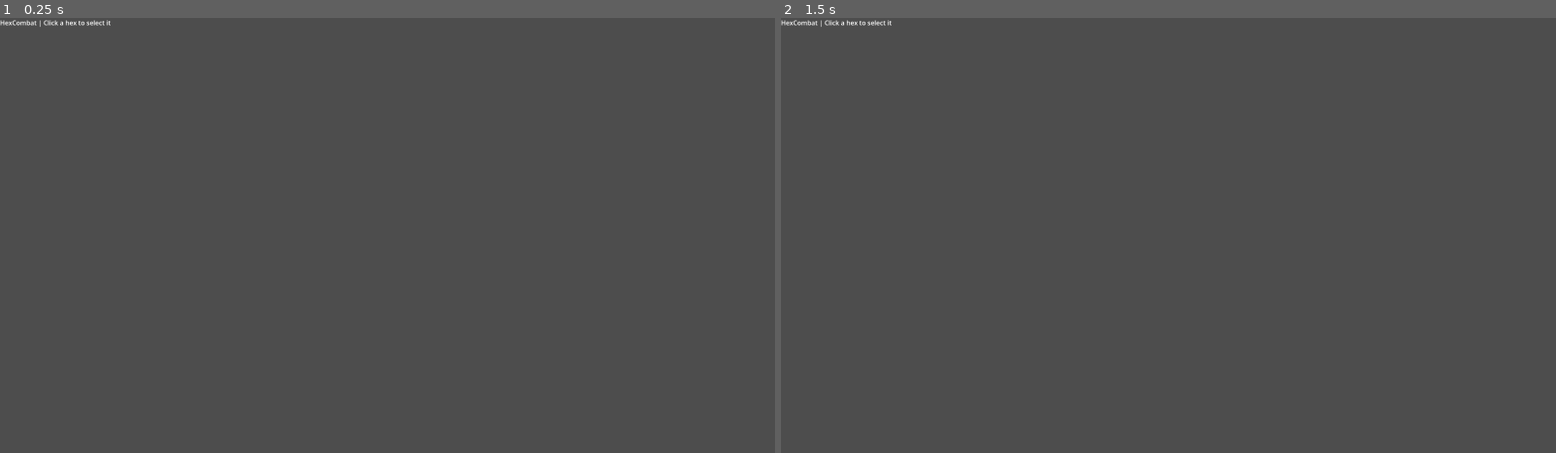
Above: before the commit, frames 1-2 (left to right).
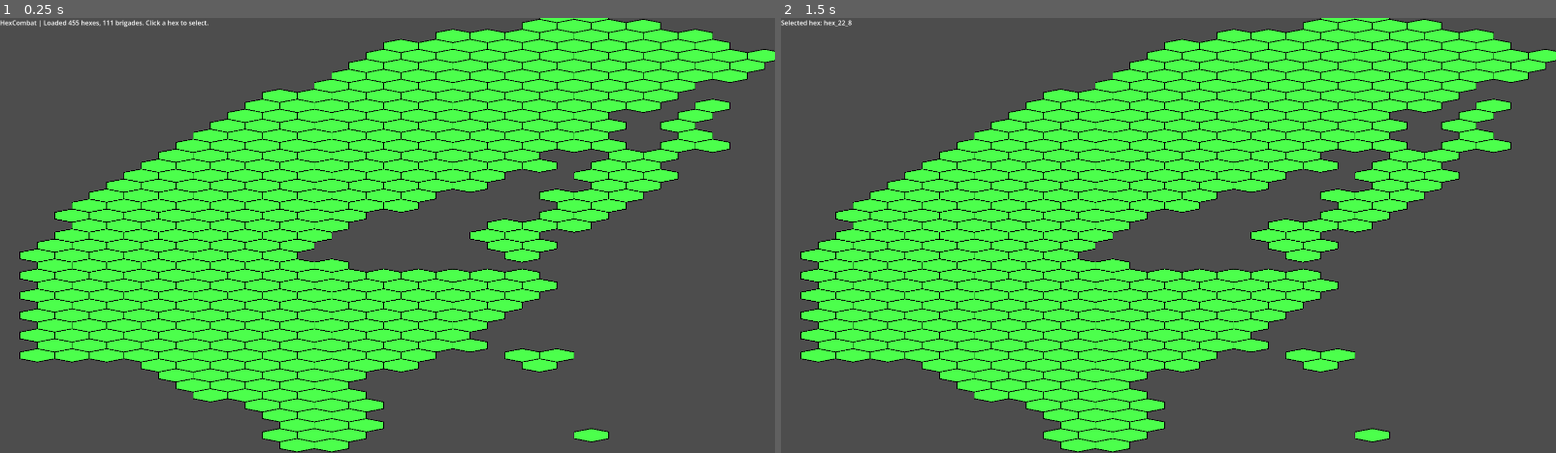
Above: after the commit, the same moments.

Repository: MCancian/HexCombat
Game: Godot game, scene res://scenes/Main.tscn
Same seed, same stepped clock (60 frames per second), same inputs: the game is played once before the commit and once after it.
Inputs (mouse positions are in pixels of both pictures, inside the frame that each line leads up to):
- Up to frame 1 (0.25 s): no input
- Up to frame 2 (1.5 s): tap A at 0.5, 1.25 s; move the mouse to (1339, 213) at 0.52 s; click (1339, 213) at 0.67 s; move the mouse to (1013, 257) at 1.27 s; click (1013, 257) at 1.42 s

The runs differ from the first frame. In frame 1, 47% of the frame differs, in the area x 2-100%, y 0-100%; in frame 2, 47%.
Error before the commit: Parse Error: Cannot infer the type of "center_data" variable because the value doesn't have a set type. (res://scripts/GameData.gd:55)

Commit message:
Fix foundation refactor parse/runtime errors; add gitignore
- GameData.gd: give center_data an explicit Dictionary type; the := inference
  from Dictionary.get() (Variant) was a parse error that blocked the GameData
  autoload from compiling.
- HexMap.gd: replace nonexistent Polygon2D.outline_width/outline_color (not a
  Godot 4 API) with a closed Line2D border per hex; the bad assignment aborted
  hex spawning so nothing rendered.
- Add Godot 4 .gitignore (ignore .godot/ cache).
- Commit generated .gd.uid script UID files.

Verified in Godot 4.7 (headless + windowed): loads 455 hexes / 111 brigades,
builds neighbor lookup, spawns 455 hex cells, renders and selects, no errors.

Co-Authored-By: Claude Opus 4.8 <noreply@anthropic.com>

Diff:
--- a/scripts/GameData.gd
+++ b/scripts/GameData.gd
@@ -52,7 +52,7 @@
 		hex.col = int(hex_data.get("col", 0))
 		hex.coord = Vector2i(hex.row, hex.col)
 
-		var center_data := hex_data.get("center", {})
+		var center_data: Dictionary = hex_data.get("center", {})
 		hex.center = Vector2(float(center_data.get("lat", 0.0)), float(center_data.get("lon", 0.0)))
 
 		var vertices := PackedVector2Array()
--- a/scripts/HexMap.gd
+++ b/scripts/HexMap.gd
@@ -30,8 +30,14 @@
 		poly.polygon = vertices
 		poly.color = get_hex_color(hex.id)
 		poly.z_index = 0
-		poly.outline_width = 2
-		poly.outline_color = Color.BLACK
+
+		# Polygon2D has no outline in Godot 4; draw a closed border with Line2D.
+		var outline := Line2D.new()
+		outline.points = vertices
+		outline.closed = true
+		outline.width = 2.0
+		outline.default_color = Color.BLACK
+		poly.add_child(outline)
 
 		add_child(poly)
 		hex_cells[hex.id] = poly
Not shown, added: scripts/BOOTSCalculator.gd.uid
Not shown, added: scripts/CombatCalculator.gd.uid
Not shown, added: scripts/GameController.gd.uid
Not shown, added: scripts/GameData.gd.uid
Not shown, added: scripts/HexGrid.gd.uid
Not shown, added: scripts/HexMap.gd.uid
Not shown, added: scripts/HexMath.gd.uid
Not shown, added: scripts/MapProjection.gd.uid
Not shown, added: scripts/UnitManager.gd.uid
Not shown, added: scripts/model/Battalion.gd.uid
Not shown, added: scripts/model/Brigade.gd.uid
Not shown, added: scripts/model/CombatResult.gd.uid
(and 2 more such lines)
